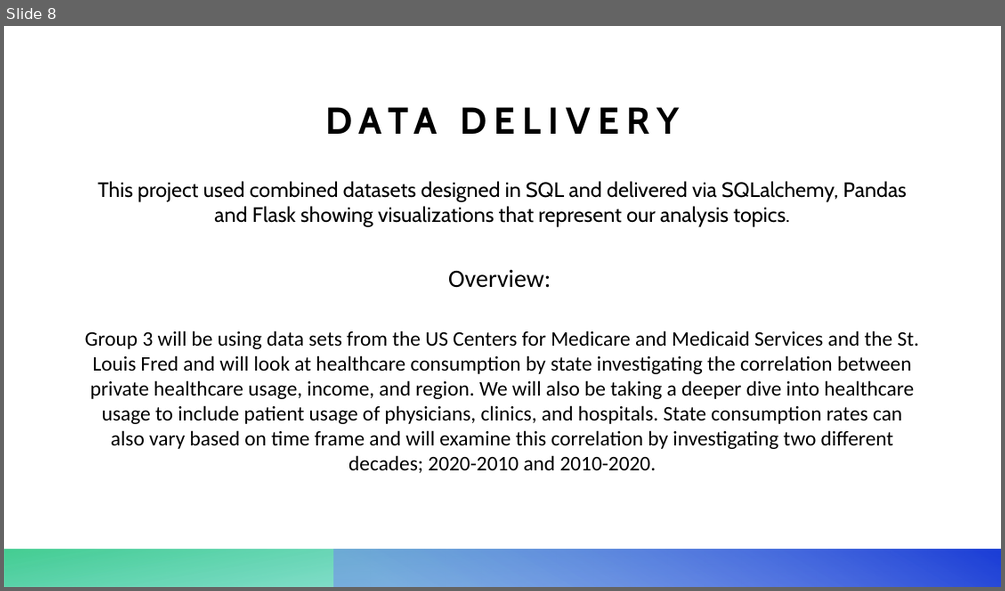
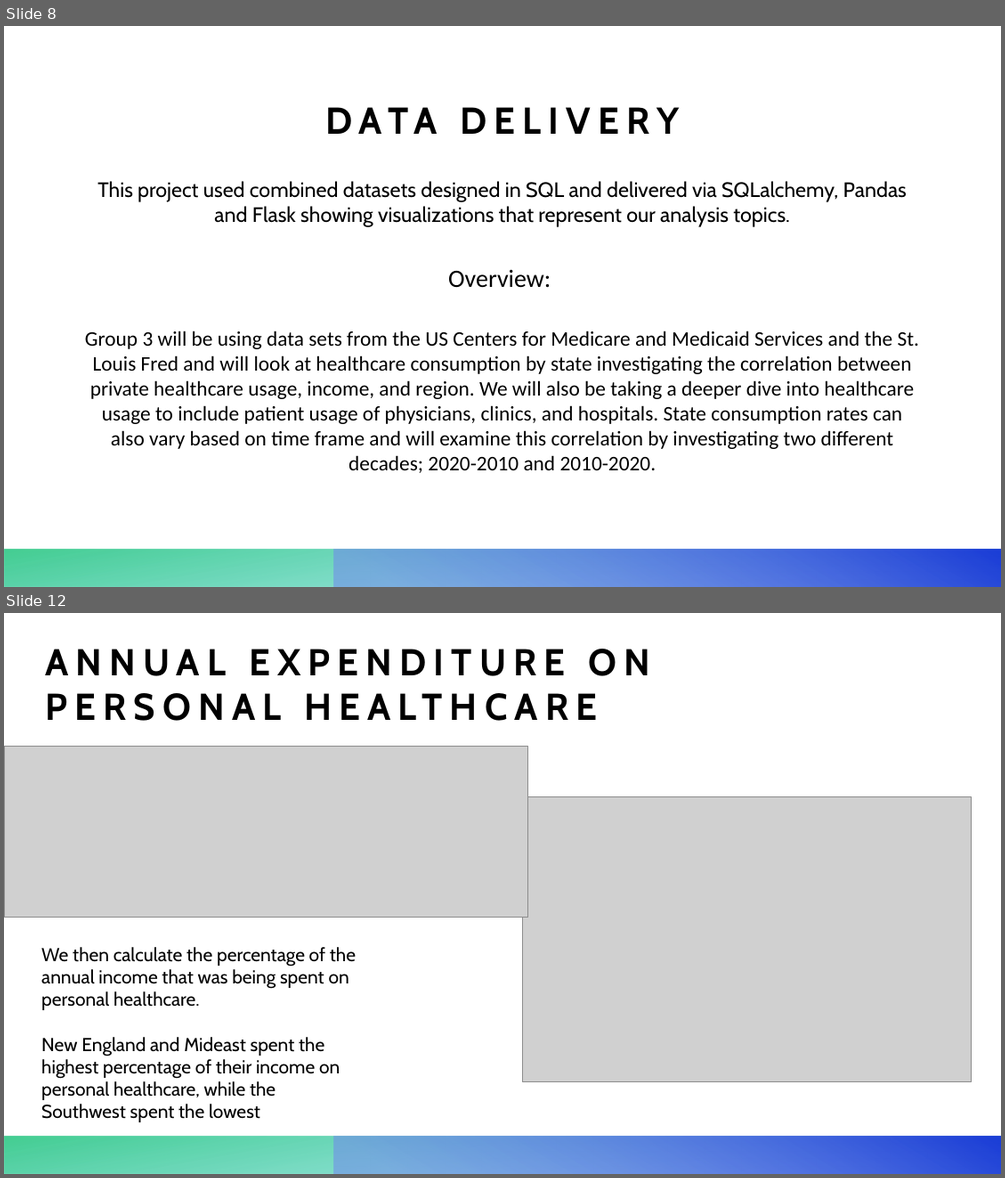
Before and after one commit to MyJineng/Healthcare-ETL, a slide deck: Background Information/Health_Expenditures.pptx. Shown one above the other, each under a label of ours: slide 8 before the commit, slides 8 and 12 after it; the slides between them are not shown. The pictures are 1005x591 and 1005x1178 pixels, drawn with LibreOffice and Linux fonts; fonts in the diff are those of the drawing; grey boxes stand for pictures. Boxes give left, top, right and bottom in pixels: in the first picture for what was removed or moved away, otherwise in the second. Text is boxed around its words. In the diff, an @@ line names an element or a change of style, - is before the commit and + after.

```diff
--- a/Background Information/Health_Expenditures.pptx
+++ b/Background Information/Health_Expenditures.pptx
@@ slide 12 added at [4,613,1001,1174], background #FFFFFF; not listed: 2 template elements that a slide beside it also shows @@
@@ title added at [45,649,650,676], 36 pt, text #000000, bold @@
+ANNUAL EXPENDITURE ON PERSONAL HEALTHCARE
@@ picture added at [4,747,527,917] @@
@@ picture added at [522,797,971,1081] @@
@@ text added at [41,947,356,1122], 18 pt, text #000000 @@
+We then calculate the percentage of the annual income that was being spent on personal healthcare.
+New England and Mideast spent the highest percentage of their income on personal healthcare, while the Southwest spent the lowest
```
Also in this commit, not shown: 2 other slides added.
